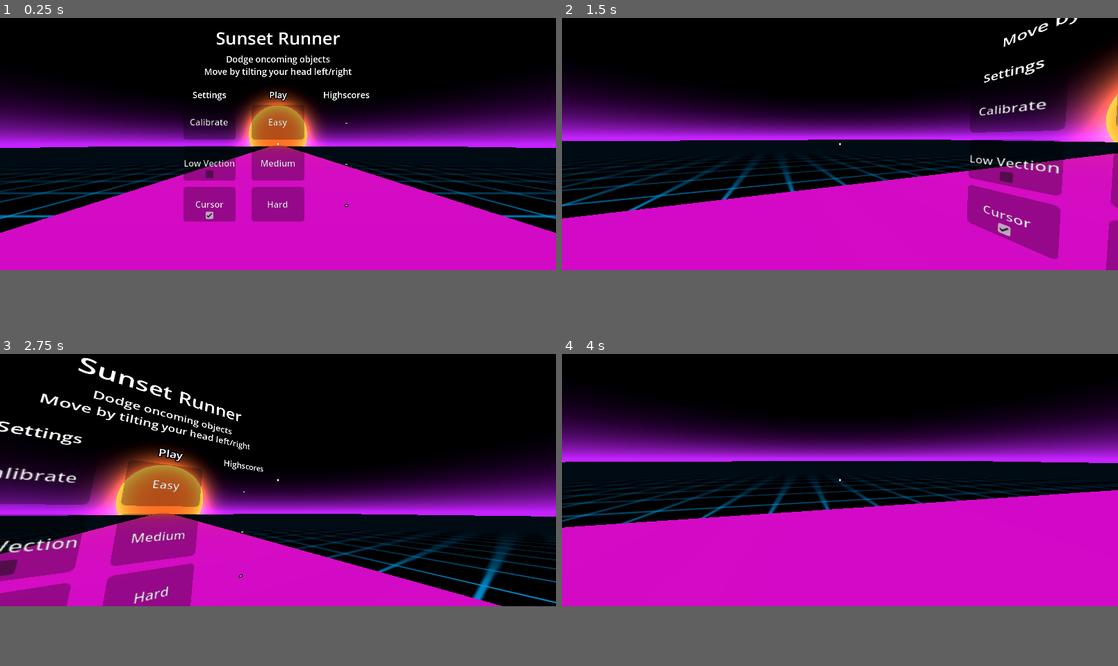
Above: before the commit, frames 1-4 (two rows, left to right).
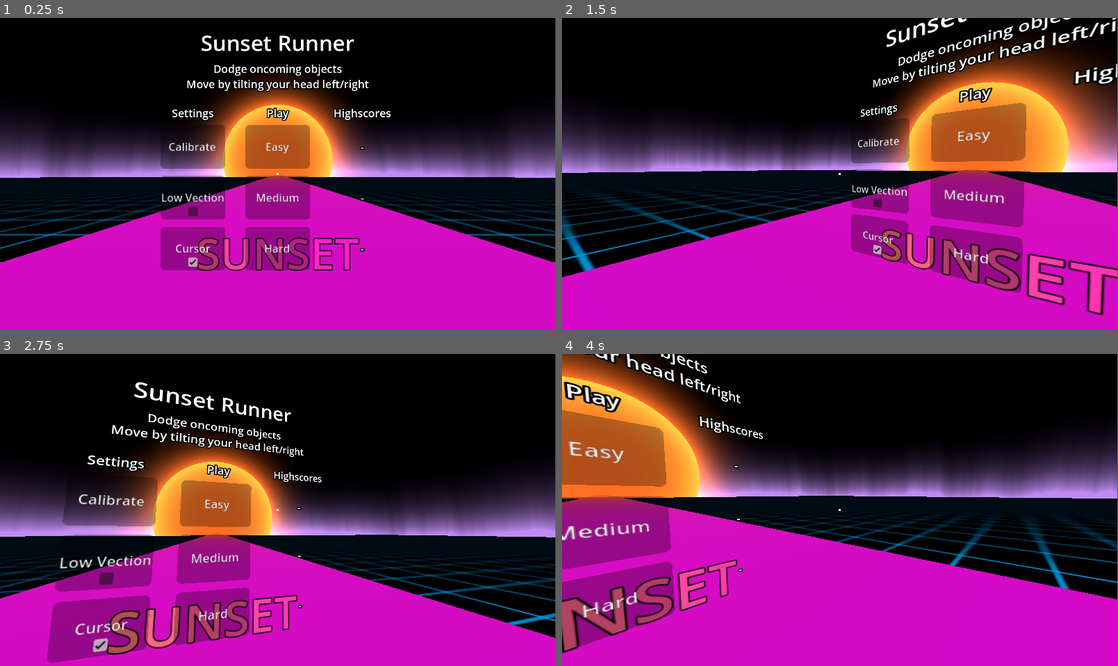
Above: after the commit, the same moments.

Repository: lharju/sunset-runner
Game: Godot game, scene res://Scenes/Main.tscn
Same seed, same stepped clock (60 frames per second), same inputs: the game is played once before the commit and once after it.
Inputs (mouse positions are in pixels of both pictures, inside the frame that each line leads up to):
- Up to frame 1 (0.25 s): no input
- Up to frame 2 (1.5 s): move the mouse to (867, 142) at 0.52 s; click (867, 142) at 0.6 s; move the mouse to (812, 145) at 1.27 s; right-click (812, 145) at 1.35 s
- Up to frame 3 (2.75 s): move the mouse to (289, 475) at 2.02 s; click (289, 475) at 2.1 s
- Up to frame 4 (4 s): move the mouse to (834, 485) at 2.77 s; right-click (834, 485) at 2.85 s; move the mouse to (878, 481) at 3.52 s; click (878, 481) at 3.6 s
The window is 800x363 before the commit and 799x449 after it. Grey fills any space a smaller window leaves; there, only what the larger window draws over its background counts as a difference.

The runs differ from the first frame. In frame 1, 41% of the frame differs, in the area x 0-100%, y 4-82%; in frame 2, 49%; in frame 3, 42%; in frame 4, 50%, in the area x 0-100%, y 0-96%.

Commit message:
Skybox changes

Diff:
--- a/Resources/Sky.tres
+++ b/Resources/Sky.tres
@@ -1,13 +1,26 @@
-[gd_resource type="Sky" load_steps=3 format=3 uid="uid://c1jcmlculciew"]
+[gd_resource type="Sky" load_steps=5 format=3 uid="uid://c1jcmlculciew"]
 
 [ext_resource type="Shader" uid="uid://tjkl6m7iug61" path="res://Shaders/Sky.gdshader" id="1_1mb4p"]
 
+[sub_resource type="FastNoiseLite" id="FastNoiseLite_1mb4p"]
+noise_type = 2
+fractal_type = 2
+cellular_distance_function = 2
+domain_warp_enabled = true
+domain_warp_type = 2
+domain_warp_fractal_type = 0
+
+[sub_resource type="NoiseTexture2D" id="NoiseTexture2D_1mb4p"]
+noise = SubResource("FastNoiseLite_1mb4p")
+seamless = true
+
 [sub_resource type="ShaderMaterial" id="ShaderMaterial_uu6xs"]
 shader = ExtResource("1_1mb4p")
-shader_parameter/horizon_color = Color(0.7706665, 0.13999999, 1, 1)
+shader_parameter/horizon_tint = Color(0.74998295, 0.5450415, 0.95436937, 1)
 shader_parameter/horizon_curve = 12.205
 shader_parameter/flare_size = 1.38
 shader_parameter/flare_int = 5.045
+shader_parameter/horizon_noise = SubResource("NoiseTexture2D_1mb4p")
 
 [resource]
 resource_local_to_scene = true
--- a/Resources/grid.tres
+++ b/Resources/grid.tres
@@ -8,5 +8,5 @@
 albedo_texture = ExtResource("1")
 emission_enabled = true
 uv1_scale = Vector3(32, 32, 32)
-uv1_offset = Vector3(0, -135.31505, 0)
+uv1_offset = Vector3(0, -0.9202429, 0)
 uv2_offset = Vector3(0, 0.495, 0)
--- /dev/null
+++ b/RichTextGhost.gd
@@ -0,0 +1,21 @@
+@tool
+extends RichTextEffect
+class_name RichTextGhost
+
+# Syntax: [ghost freq=5.0 span=10.0][/ghost]
+
+# Define the tag name.
+var bbcode: String = "ghost"
+var color_a: Color = Color(1.0, 0.894, 0.0, 1.0)
+var color_b: Color = Color(1.0, 0.0, 0.933, 1.0)
+
+func _process_custom_fx(char_fx: CharFXTransform):
+	# Get parameters, or use the provided default value if missing.
+	var speed = char_fx.env.get("freq", 5.0)
+	var span = char_fx.env.get("span", 10.0)
+
+	var alpha = sin(char_fx.elapsed_time * speed + (char_fx.range.x / span)) * 0.5 + 0.5
+
+	char_fx.color = color_a.lerp(color_b, alpha)
+
+	return true
--- a/Scenes/Main.tscn
+++ b/Scenes/Main.tscn
@@ -54,11 +54,11 @@
 environment = SubResource("Environment_uu6xs")
 
 [node name="DirectionalLight3D" type="DirectionalLight3D" parent="Enviroment"]
-transform = Transform3D(1, 0, 0, 0, -0.99833477, 0.057686105, 0, -0.057686105, -0.99833477, 0, 13.042982, 0)
+transform = Transform3D(1, 0, 0, 0, -0.99778295, 0.066552624, 0, -0.066552624, -0.99778295, -0.35055542, 16.767828, 0)
 light_color = Color(1, 0.42745098, 0.14117648, 1)
 light_indirect_energy = 0.0
 light_volumetric_fog_energy = 0.0
-light_angular_distance = 10.0
+light_angular_distance = 15.0
 light_specular = 0.0
 light_bake_mode = 1
 directional_shadow_mode = 0
@@ -105,6 +105,11 @@
 [node name="DodgeObject" parent="." instance=ExtResource("8_50glp")]
 transform = Transform3D(1, 0, 0, 0, 1, 0, 0, 0, 1, 0, -4.2885275, 0)
 
+[node name="SubViewport" type="SubViewport" parent="."]
+
+[node name="Camera3D" type="Camera3D" parent="SubViewport"]
+transform = Transform3D(1, 0, 0, 0, 1, 0, 0, 0, 1, 0, 6.65, 0)
+
 [connection signal="calibrate" from="Menu" to="." method="_on_menu_calibrate"]
 [connection signal="cursor" from="Menu" to="." method="_on_menu_cursor"]
 [connection signal="play" from="Menu" to="." method="_on_menu_play"]
--- a/Scenes/Menu.tscn
+++ b/Scenes/Menu.tscn
@@ -1,7 +1,15 @@
-[gd_scene load_steps=9 format=3 uid="uid://d3ed2d3ucnq8q"]
+[gd_scene load_steps=12 format=3 uid="uid://d3ed2d3ucnq8q"]
 
 [ext_resource type="PackedScene" uid="uid://x15y4mbsli45" path="res://Scenes/ButtonVR.tscn" id="1_3kf3n"]
 [ext_resource type="Script" uid="uid://c6fpwvyuo04jt" path="res://Scripts/Menu.gd" id="1_6pedr"]
+[ext_resource type="Script" uid="uid://cofigao63bi46" path="res://RichTextGhost.gd" id="2_syfuq"]
+
+[sub_resource type="ViewportTexture" id="ViewportTexture_wfhf6"]
+viewport_path = NodePath("Sprite3D/SubViewport")
+
+[sub_resource type="RichTextEffect" id="RichTextEffect_s2c3o"]
+script = ExtResource("2_syfuq")
+metadata/_custom_type_script = "uid://cofigao63bi46"
 
 [sub_resource type="ViewportTexture" id="ViewportTexture_6pedr"]
 viewport_path = NodePath("SubViewport")
@@ -24,6 +32,28 @@
 [node name="Menu" type="Node3D"]
 script = ExtResource("1_6pedr")
 
+[node name="Sprite3D" type="Sprite3D" parent="."]
+texture = SubResource("ViewportTexture_wfhf6")
+
+[node name="SubViewport" type="SubViewport" parent="Sprite3D"]
+disable_3d = true
+transparent_bg = true
+
+[node name="RichTextLabel" type="RichTextLabel" parent="Sprite3D/SubViewport"]
+clip_contents = false
+anchors_preset = 15
+anchor_right = 1.0
+anchor_bottom = 1.0
+grow_horizontal = 2
+grow_vertical = 2
+theme_override_constants/outline_size = 6
+theme_override_font_sizes/normal_font_size = 64
+bbcode_enabled = true
+text = "[ghost freq=5.0 span=10.0]SUNSET RUNNER[/ghost]"
+horizontal_alignment = 1
+vertical_alignment = 1
+custom_effects = [SubResource("RichTextEffect_s2c3o")]
+
 [node name="Title" type="Label3D" parent="."]
 transform = Transform3D(1, 0, 0, 0, 1, 0, 0, 0, 1, 0, 3.5404718, 0)
 text = "Sunset Runner"
@@ -43,6 +73,9 @@
 texture = SubResource("ViewportTexture_6pedr")
 text = "Easy"
 
+[node name="SubViewport" parent="Play/PlayEasy" index="0"]
+disable_3d = true
+
 [node name="Label" parent="Play/PlayEasy/SubViewport" index="1"]
 text = "Easy"
 
@@ -50,6 +83,9 @@
 transform = Transform3D(1, 0, 0, 0, 1, 0, 0, 0, 1, 0, -1.25, 0)
 texture = SubResource("ViewportTexture_s2c3o")
 text = "Medium"
+
+[node name="SubViewport" parent="Play/PlayMedium" index="0"]
+disable_3d = true
 
 [node name="Label" parent="Play/PlayMedium/SubViewport" index="1"]
 text = "Medium"
--- /dev/null
+++ b/Scenes/TitleText.gdshader
@@ -0,0 +1,20 @@
+shader_type spatial;
+uniform sampler2D vtexture : source_color;
+
+void vertex() {
+	// Called for every vertex the material is visible on.
+}
+
+void fragment() {
+	vec2 uv = (UV * 2.0 - 1.0) * VIEW.xz ;
+	vec4 tex = texture(vtexture, uv * 0.5 + 0.5);
+	ALPHA = tex.a;
+	ALBEDO = vec3(0.0) * tex.rgb;
+	ALBEDO = texture(vtexture, UV).rgb;
+
+}
+
+//void light() {
+//	// Called for every pixel for every light affecting the CanvasItem.
+//	// Uncomment to replace the default light processing function with this one.
+//}
--- a/Scripts/ObjectSpawner.gd
+++ b/Scripts/ObjectSpawner.gd
@@ -5,14 +5,30 @@
 @export var speed: float = 80
 @export var time: float
 
+var all_positions: Array = []
+var available_positions: Array = []
+func _ready():
+	for i in range(-4, 4, 1):
+		all_positions.append(i)
+
 func _on_timer_timeout() -> void:
 	var object: RigidBody3D = dodge_object_scn.instantiate()
 	object.apply_impulse(Vector3(0,0,speed* 1.5))
-	object.global_position = self.global_position + Vector3(randi_range(-4, 4), 0, 0)
+
+	if available_positions.size() == 0:
+		available_positions = all_positions.duplicate()
+		available_positions.shuffle()
+
+
+	object.global_position = self.global_position + Vector3(available_positions.pop_front(), 0, 0)
 	self.add_child(object)
 
 
+
+
 func enable() -> void:
+
+
 	timer.wait_time = time
 	timer.start()
 
--- a/Shaders/Sky.gdshader
+++ b/Shaders/Sky.gdshader
@@ -1,10 +1,12 @@
 shader_type sky;
 
-uniform vec3 horizon_color : source_color;
+uniform vec3 horizon_tint : source_color;
 uniform float horizon_curve = 18.0;
 
 uniform float flare_size = 0.6;
 uniform float flare_int = 10.0;
+
+uniform sampler2D horizon_noise;
 
 void sky() {
 
@@ -12,6 +14,16 @@
 	float flare = clamp(1.0 - abs(sun_angle - LIGHT0_SIZE) / (LIGHT0_SIZE * flare_size), 0.0 , 1.0);
 
 
-	COLOR = mix(LIGHT0_COLOR * LIGHT0_ENERGY, horizon_color * pow(1.0 - clamp(EYEDIR.y, 0.0, 1.0), horizon_curve), max(sign(sun_angle - LIGHT0_SIZE), 0.0));
+	COLOR = vec3(1.0) * floor(abs(sin(pow(EYEDIR.y, 4.0) * 100. + TIME))* 1.5);
+	float c = clamp(LIGHT0_DIRECTION.y - EYEDIR.y, 0.0, 1.0);
+	//c = floor(abs(sin(c + 0.2));
+	vec3 sun_color = LIGHT0_COLOR * LIGHT0_ENERGY;
+	float a = texture(horizon_noise, vec2(EYEDIR.z, TIME * 0.01)).x * 0.05 - 0.02;
+	vec3 horizon_color = horizon_tint * pow(1.0 - clamp(EYEDIR.y + a, 0.0, 1.0), horizon_curve);
+
+
+	COLOR = vec3(1.0) * c; //abs(sin(pow(c, 1.0) * 40.0 + TIME));
+	COLOR = mix(sun_color, horizon_color, max(sign(sun_angle - LIGHT0_SIZE), 0.0));
 	COLOR += pow(flare, flare_int) * LIGHT0_COLOR;
+
 }
--- a/project.godot
+++ b/project.godot
@@ -18,9 +18,6 @@
 
 [display]
 
-window/size/viewport_width=2380
-window/size/viewport_height=1080
-window/frame_pacing/android/enable_frame_pacing=false
 window/vsync/vsync_mode=0
 
 [input]
Not shown, added: RichTextGhost.gd.uid
Not shown, added: Scenes/TitleText.gdshader.uid
Renamed: EditorPlugin.gd -> Scripts/EditorPlugin.gd
Renamed: EditorPlugin.gd.uid -> Scripts/EditorPlugin.gd.uid
